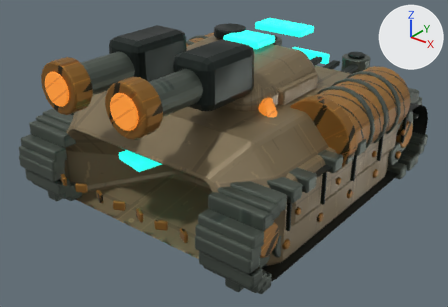
The Blender file assets/models/source/vehicles/scorcher.blend: old version first, new version second.
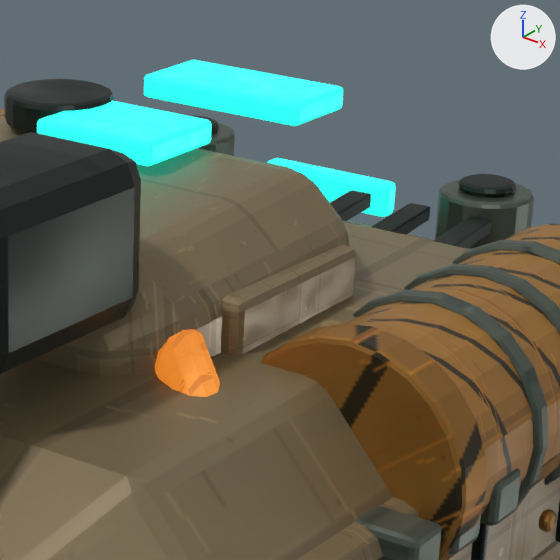
There are two pictures of each version: one whole from a camera (50 mm lens) standing at (2.59, -3.4, 2.49) and looking at (-0.03, -0.13, 0.46), one close up on the part from 47% to 84% of the width and 0% to 54% of the height. The lights are fixed; the arrows at upper right show +X, +Y and +Z. The older version's two pictures come first.

The older version as bpy lines, for what is in view:
```python
ob_static___vehicle___amber = bpy.data.objects.new('Static · Vehicle / amber', me_static___vehicle___amber___consolidated_mesh_004)
ob_static___vehicle___amber.location = (-0.294, 0.44, 0.54)
ob_teamcolor = bpy.data.objects.new('TeamColor', me_teamcolor___consolidated_mesh_005)
ob_teamcolor.location = (0.0, 0.98, 0.96)
ob_vulcan_flame_projector___faceted_traversing_gunhouse = bpy.data.objects.new('Vulcan Flame Projector · faceted traversing gunhouse', me_vulcan_flame_projector___faceted_traversing_gunhouse___mesh)
ob_vulcan_flame_projector___faceted_traversing_gunhouse.parent = ob_turret
ob_vulcan_flame_projector___faceted_traversing_gunhouse.location = (0.0, 0.0, 0.0)
# also in view: 'Static · Vehicle / dark.001' at (0.0, 0.0, 1.04); 'Static · Vehicle / steel' at (0.0, -0.04, 0.79); 'Static · Vehicle / track' at (0.0, 0.07, 0.52); 'Scorcher · welded six-facet armored hull' at (0.0, 0.12, 0.63); 'Static · Vehicle / hazard' at (0.0, 0.12, 0.85)
```
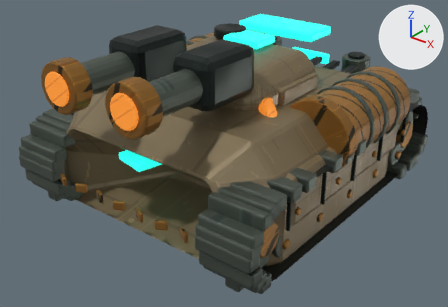
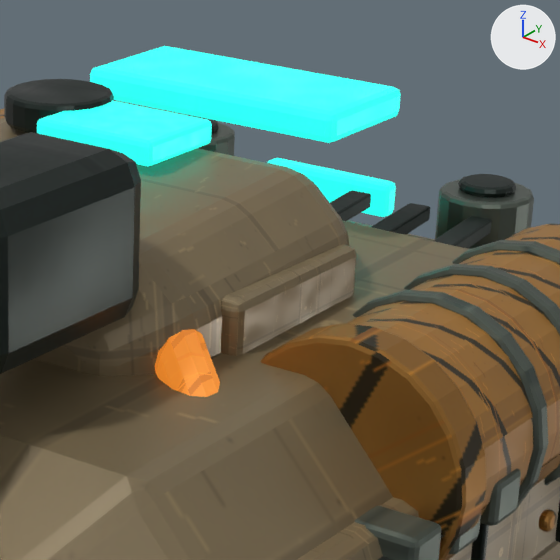
Boxes [x1, y1, x2, y2] around the edits, measured in the close-ups (560 x 560 px; the box of a moved part takes in the faces that stretch with it):
'TeamColor', reshaped (23% wider, 8% taller): before [144, 59, 396, 217]; after [90, 46, 401, 217]
part 1 of me_teamcolor___consolidated_mesh_005, moved or reshaped: before [144, 59, 343, 126]; after [90, 46, 401, 143]

What the commit changed:
me_teamcolor___consolidated_mesh_005 is used by ob_teamcolor; location (0.0, 0.98, 0.96).
me_teamcolor___consolidated_mesh_005 had 360 vertices, 326 faces and spanned x -0.33..0.33, y -2.09..0.03, z -0.39..0.35.
me_teamcolor___consolidated_mesh_005 now has 472 vertices, 434 faces and spans x -0.81..0.81, y -2.09..0.03, z -0.39..0.35.
Part 1, on me_teamcolor___consolidated_mesh_005:
3 vertices in x -0.21..-0.2, y -0.51..-0.5, z 0.29..0.3 move by (-0.11, -0.04, -0.01).
3 vertices in x -0.21..-0.2, y -0.51..-0.5, z 0.3..0.35 move by (-0.11, -0.04, 0.0).
3 vertices in x -0.21..-0.2, y -0.32..-0.31, z 0.29..0.3 move by (-0.11, 0.04, -0.01).
3 vertices in x -0.21..-0.2, y -0.32..-0.31, z 0.3..0.35 move by (-0.11, 0.04, 0.0).
3 vertices in x 0.2..0.21, y -0.51..-0.5, z 0.29..0.3 move by (0.11, -0.04, -0.01).
3 vertices in x 0.2..0.21, y -0.51..-0.5, z 0.3..0.35 move by (0.11, -0.04, 0.0).
38 vertices move from x -0.21..0.21, y -0.51..-0.31, z 0.29..0.35 to x -0.33..0.33, y -0.56..-0.26, z 0.28..0.35.
Other edits to the shape of me_teamcolor___consolidated_mesh_005 do not show in these pictures.
